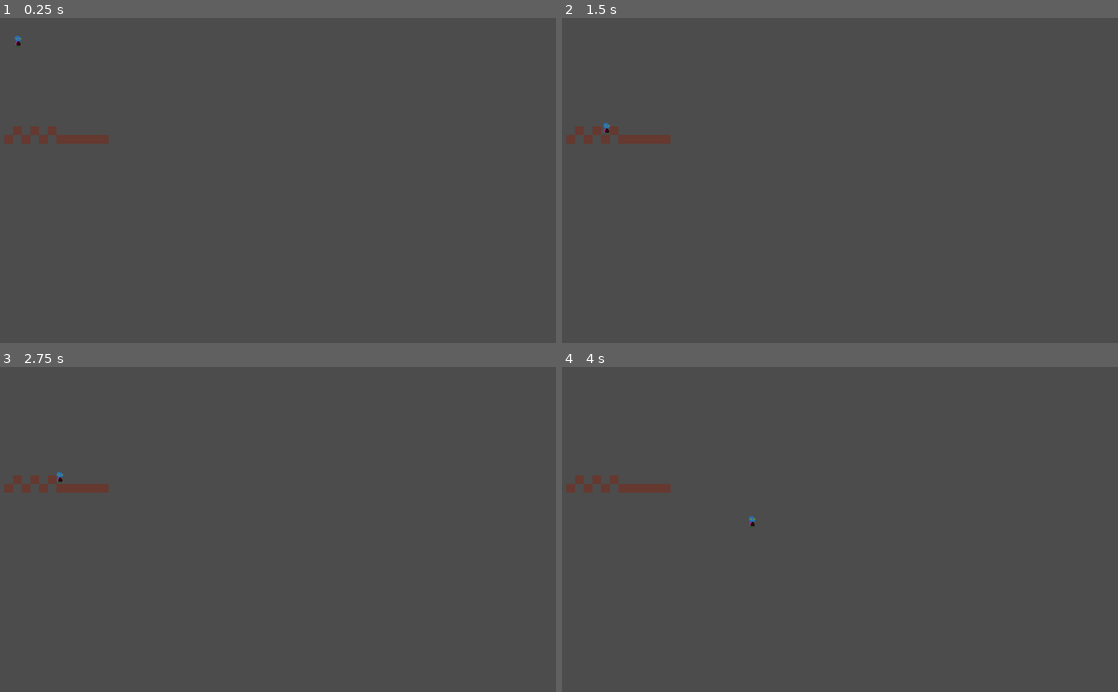
Above: before the commit, frames 1-4 (two rows, left to right).
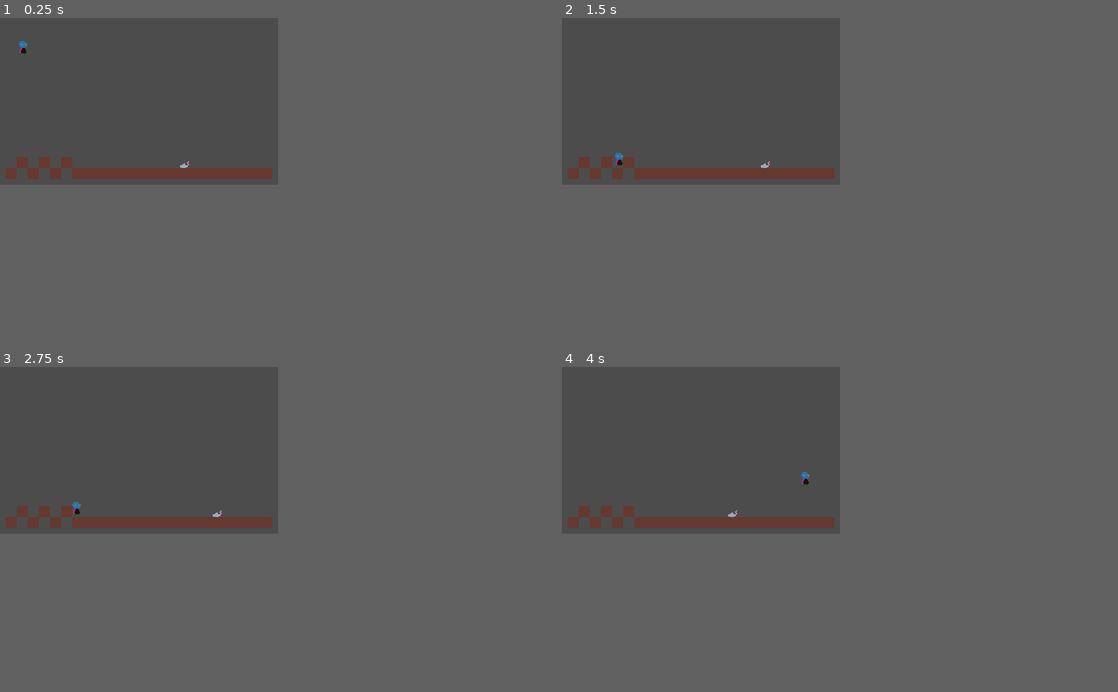
Above: after the commit, the same moments.

Repository: Bronsky91/Hatchling-Heroes
Game: Godot game, scene res://Scenes/Game.tscn
Same seed, same stepped clock (60 frames per second), same inputs: the game is played once before the commit and once after it.
Inputs:
- Up to frame 1 (0.25 s): no input
- Up to frame 2 (1.5 s): hold Right (move_right) from 0.53 s (still down); tap Up (jump) at 0.77 s
- Up to frame 3 (2.75 s): tap Up (jump) at 1.52 s; release Right (move_right) at 2.03 s; hold Left (move_left) from 2.03 s (still down)
- Up to frame 4 (4 s): release Left (move_left) at 2.78 s; hold Right (move_right) from 2.78 s (still down); tap Up (jump) at 3.02, 3.77 s
In our replay, the window is 800x468 before the commit and 400x240 after it. These sizes can differ from the game's own. Grey fills any space a smaller window leaves; there, only what the larger window draws over its background counts as a difference.

The runs differ from the first frame. In frame 1, 2.2% of the frame differs, in the area x 0-49%, y 5-50%; in frame 2, 2.2%; in frame 3, 2.2%, in the area x 0-49%, y 32-50%; in frame 4, 2.2%.

Commit message:
Adds initial rat enemy and basic collision detection

Diff:
--- a/Scenes/Game.tscn
+++ b/Scenes/Game.tscn
@@ -1,7 +1,8 @@
-[gd_scene load_steps=3 format=2]
+[gd_scene load_steps=4 format=2]
 
 [ext_resource path="res://Scenes/Player.tscn" type="PackedScene" id=1]
 [ext_resource path="res://Scenes/Tile.tscn" type="PackedScene" id=2]
+[ext_resource path="res://Scenes/Rat.tscn" type="PackedScene" id=3]
 
 [node name="Game" type="Node"]
 
@@ -48,4 +49,43 @@
 [node name="Tile12" parent="Level/Tiles" instance=ExtResource( 2 )]
 position = Vector2( 144, 224 )
 
+[node name="Tile13" parent="Level/Tiles" instance=ExtResource( 2 )]
+position = Vector2( 208, 224 )
+
+[node name="Tile14" parent="Level/Tiles" instance=ExtResource( 2 )]
+position = Vector2( 224, 224 )
+
+[node name="Tile15" parent="Level/Tiles" instance=ExtResource( 2 )]
+position = Vector2( 240, 224 )
+
+[node name="Tile16" parent="Level/Tiles" instance=ExtResource( 2 )]
+position = Vector2( 256, 224 )
+
+[node name="Tile17" parent="Level/Tiles" instance=ExtResource( 2 )]
+position = Vector2( 272, 224 )
+
+[node name="Tile18" parent="Level/Tiles" instance=ExtResource( 2 )]
+position = Vector2( 288, 224 )
+
+[node name="Tile19" parent="Level/Tiles" instance=ExtResource( 2 )]
+position = Vector2( 304, 224 )
+
+[node name="Tile20" parent="Level/Tiles" instance=ExtResource( 2 )]
+position = Vector2( 320, 224 )
+
+[node name="Tile21" parent="Level/Tiles" instance=ExtResource( 2 )]
+position = Vector2( 336, 224 )
+
+[node name="Tile22" parent="Level/Tiles" instance=ExtResource( 2 )]
+position = Vector2( 352, 224 )
+
+[node name="Tile23" parent="Level/Tiles" instance=ExtResource( 2 )]
+position = Vector2( 368, 224 )
+
+[node name="Tile24" parent="Level/Tiles" instance=ExtResource( 2 )]
+position = Vector2( 384, 224 )
+
+[node name="Rat" parent="Level" instance=ExtResource( 3 )]
+position = Vector2( 240, 208 )
+
 [node name="UI" type="CanvasLayer" parent="."]
--- /dev/null
+++ b/Scenes/Rat.tscn
@@ -0,0 +1,18 @@
+[gd_scene load_steps=4 format=2]
+
+[ext_resource path="res://Scripts/Rat.gd" type="Script" id=1]
+[ext_resource path="res://Assets/Enemies/dev-rat.png" type="Texture" id=2]
+
+[sub_resource type="RectangleShape2D" id=1]
+extents = Vector2( 7, 5 )
+
+[node name="Rat" type="Area2D"]
+script = ExtResource( 1 )
+
+[node name="Sprite" type="Sprite" parent="."]
+texture = ExtResource( 2 )
+
+[node name="CollisionShape2D" type="CollisionShape2D" parent="."]
+position = Vector2( 0, 3 )
+shape = SubResource( 1 )
+[connection signal="body_entered" from="." to="." method="_on_Rat_body_entered"]
--- a/Scripts/Player.gd
+++ b/Scripts/Player.gd
@@ -9,6 +9,7 @@
 var gravity : int = 800
 var vel : Vector2 = Vector2()
 var grounded : bool = false
+var lives : int = 1
 
 #components
 onready var sprite = $Sprite
@@ -39,3 +40,9 @@
 			sprite.flip_h = true
 		elif vel.x > 0:
 			sprite.flip_h = false
+
+
+func take_damage():
+	lives -= 1
+	if lives < 1:
+		get_tree().reload_current_scene()
--- /dev/null
+++ b/Scripts/Rat.gd
@@ -0,0 +1,47 @@
+extends Area2D
+
+export var speed : int = 100
+export var moveDist : int = 100
+
+onready var startX : float = position.x
+onready var targetX : float = position.x + moveDist
+
+
+# Called when the node enters the scene tree for the first time.
+func _ready():
+	pass # Replace with function body.
+
+
+# Called every frame. 'delta' is the elapsed time since the previous frame.
+func _physics_process(delta):
+	# move to the "targetX" position
+	position.x = move_to(position.x, targetX, speed * delta)
+
+	# if we're at our target, move in the other direction
+	if position.x == targetX:
+		if targetX == startX:
+			targetX = position.x + moveDist
+		else:
+			targetX = startX
+
+
+
+# moves "current" towards "to" in an increment of "step"
+func move_to (current, to, step):
+	var new = current
+
+	if new < to: # are we moving positive?
+		new += step
+		if new > to:
+			new = to
+	else: # are we moving negative?
+		new -= step
+		if new < to:
+			new = to
+
+	return new
+
+
+func _on_Rat_body_entered(body):
+	if body.name == "Player":
+		body.take_damage()
--- a/project.godot
+++ b/project.godot
@@ -18,6 +18,11 @@
 config/name="Hatchling Heroes"
 run/main_scene="res://Scenes/Game.tscn"
 config/icon="res://icon.png"
+
+[display]
+
+window/size/width=400
+window/size/height=240
 
 [input]
 
Binary file added: Assets/Enemies/dev-rat.png
Not shown, added: Assets/Enemies/dev-rat.png.import
